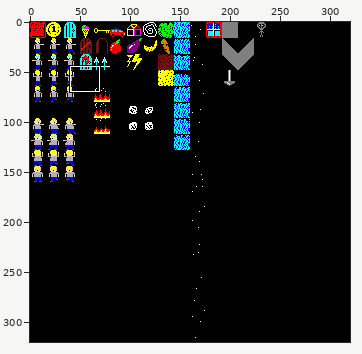
Two states of a sprite sheet, gfx/tiles.png. The first picture is a wide view before the edit; the outline marks the close-up.
Close-up. Before the commit:
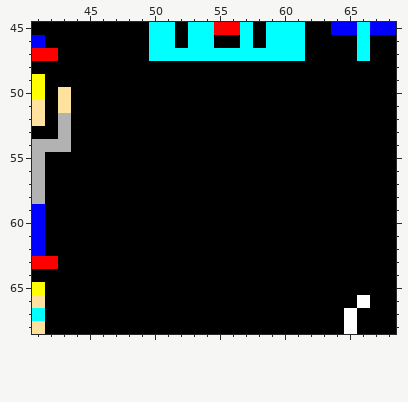
The file is 320x320 pixels. Shown: x 41..68, y 45..68.
After the commit:
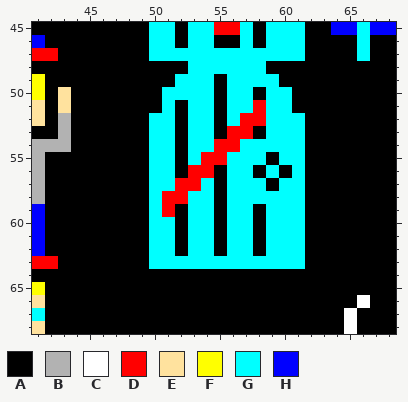
Palette (. is transparent): A #000000  B #b2b2b2  C #ffffff  D #ff0000  E #ffe29e  F #ffff00  G #00ffff  H #0000ff
Diff:
Changed rows in their new state; - is an unchanged pixel.
first column x 50:
48 ---GGGGGG---
49 --GGG-GGGG--
50 -GGGG-GG-GG-
51 -G-GG-GGDGG-
52 GG-GG-GDDGGG
53 GG-GG-DD-GGG
54 GG-GGDDGGGGG
55 GG-GDDGGG-GG
56 GG-DD-GG-G-G
57 GGDDG-GGG-GG
58 GDDGG-GGGGGG
59 GD-GG-GG-GGG
60 GG-GG-GG-GGG
61 GG-GG-GG-GGG
62 GG-GG-GG-GGG
63 GGGGGGGGGGGG
